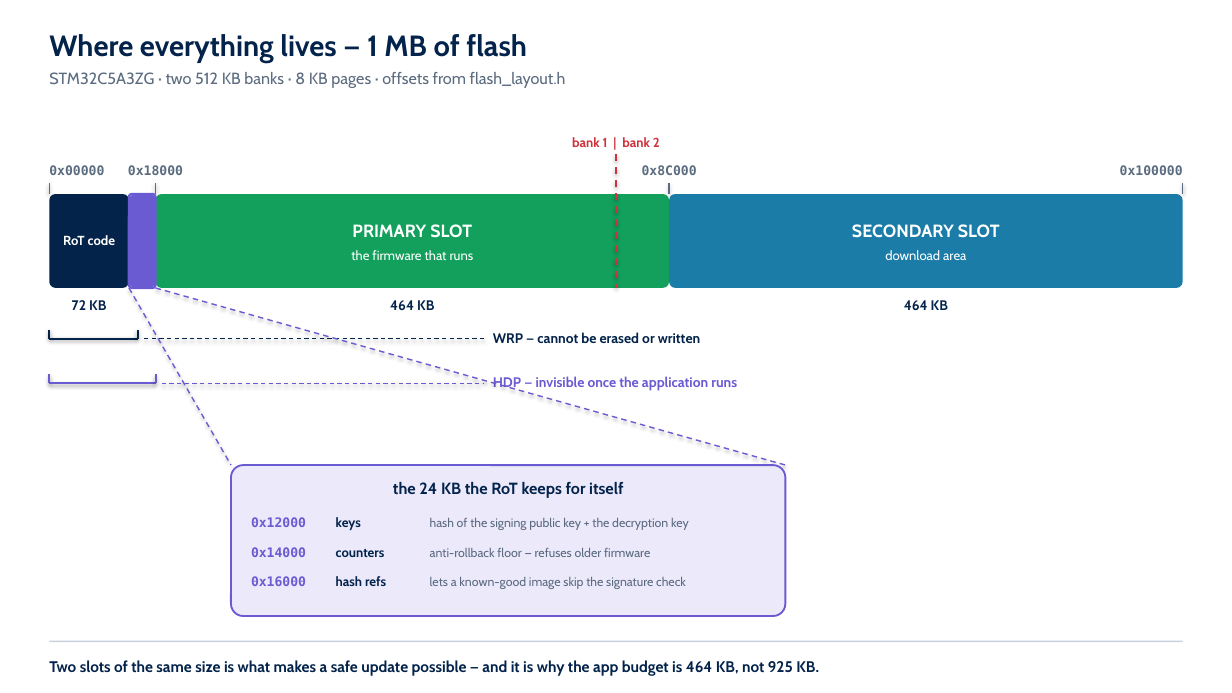
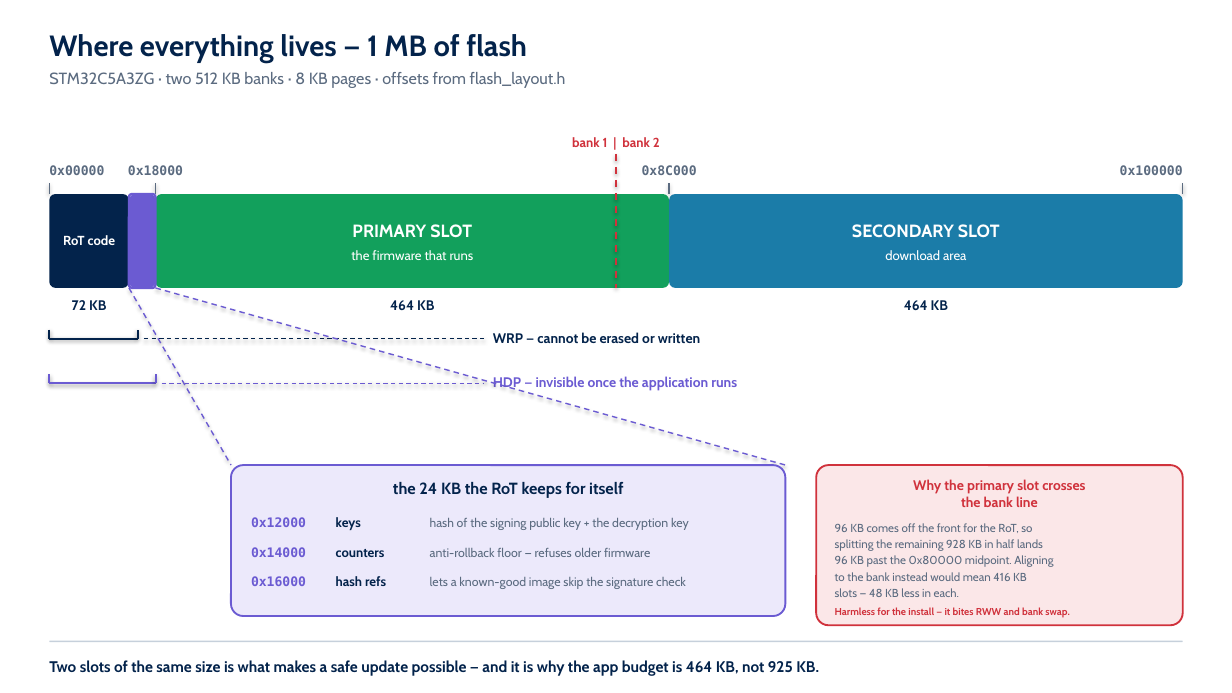
Before and after one commit to cristianostrobbe/STM32CubeC5, a slide deck: slide 6 of examples/advanced/rot/oemirot_dualslot_hwcrypto/doc/diagrams/oemirot_architecture.pptx. Drawn at 1232x693 pixels with LibreOffice and Linux fonts; fonts in the diff are those of the drawing. Boxes give left, top, right and bottom in pixels: in the first picture for what was removed or moved away, otherwise in the second. Text is boxed around its words. In the diff, an @@ line names an element or a change of style, - is before the commit and + after.

```diff
--- a/examples/advanced/rot/oemirot_dualslot_hwcrypto/doc/diagrams/oemirot_architecture.pptx
+++ b/examples/advanced/rot/oemirot_dualslot_hwcrypto/doc/diagrams/oemirot_architecture.pptx
@@ rounded rectangle added at (x1=816, y1=465, x2=1183, y2=625), fill #FBE7E8, outline #D0323C 1.44 pt @@
@@ text added at (x1=913, y1=479, x2=1085, y2=494), 10.8 pt, text #D0323C, bold @@
+Why the primary slot crosses
@@ text added at (x1=961, y1=496, x2=1038, y2=507), 10.8 pt, text #D0323C, bold @@
+the bank line
@@ text added at (x1=835, y1=523, x2=1032, y2=533), 9 pt, text #5B6B80 @@
+96 KB comes off the front for the RoT, so
@@ text added at (x1=835, y1=539, x2=1043, y2=551), 9 pt, text #5B6B80 @@
+splitting the remaining 928 KB in half lands
@@ text added at (x1=835, y1=555, x2=1053, y2=567), 9 pt, text #5B6B80 @@
+96 KB past the 0x80000 midpoint. Aligning
@@ text added at (x1=835, y1=572, x2=1027, y2=581), 9 pt, text #5B6B80 @@
+to the bank instead would mean 416 KB
@@ text added at (x1=835, y1=588, x2=959, y2=597), 9 pt, text #5B6B80 @@
+slots — 48 KB less in each.
@@ text added at (x1=835, y1=607, x2=1069, y2=618), 7.8 pt, text #D0323C, bold @@
+Harmless for the install — it bites RWW and bank swap.
```
Also in this commit, not shown: 5 other files.
